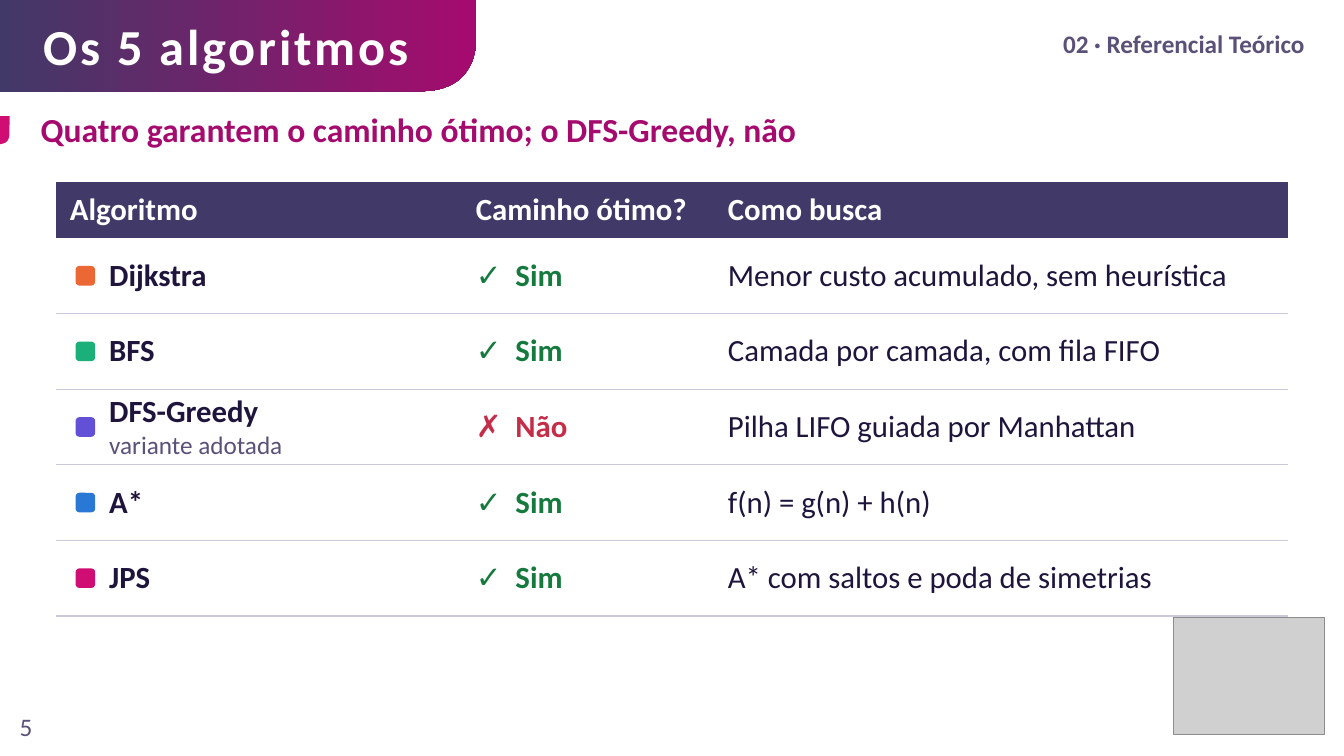
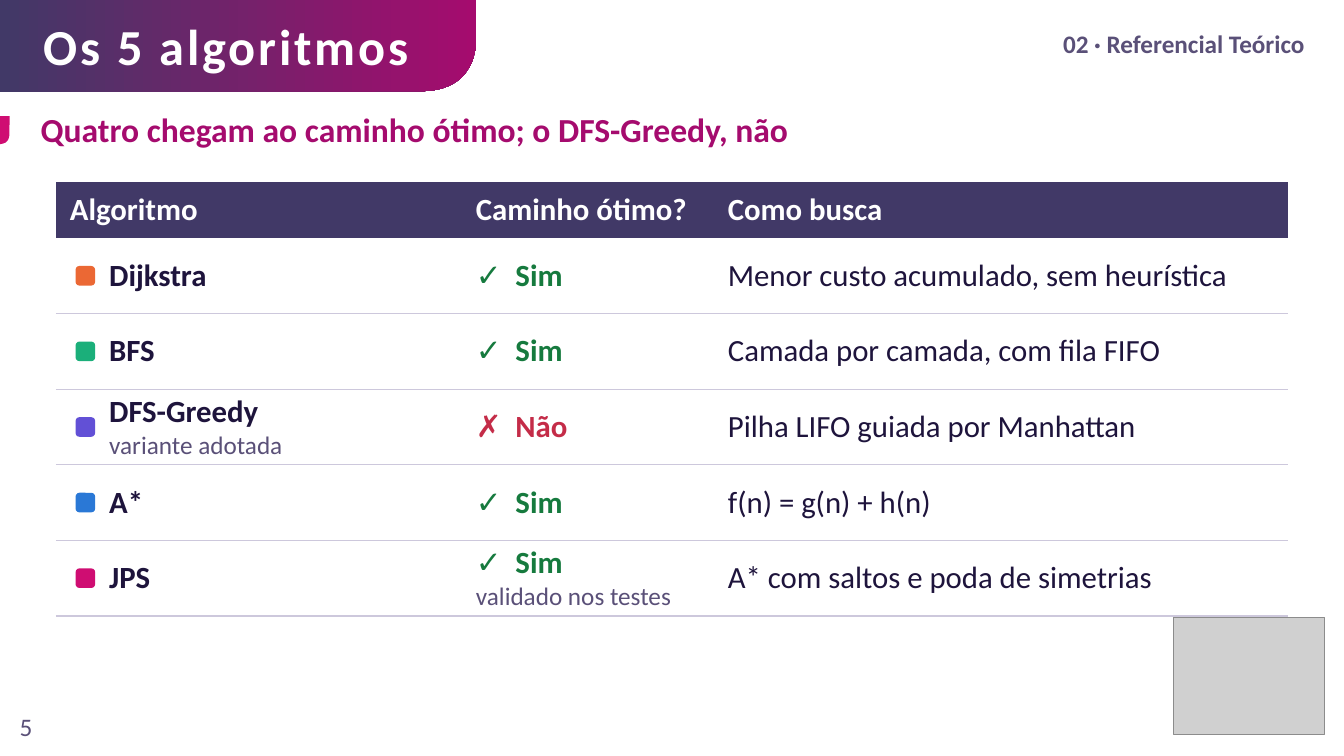
Before and after one commit to jeandeson/pathfinding-quest, a slide deck: slide 5 of apresentacao/TCC_Apresentacao_Jeandeson.pptx. Drawn at 1344x756 pixels with LibreOffice and Linux fonts; fonts in the diff are those of the drawing; grey boxes stand for pictures. Boxes give left, top, right and bottom in pixels: in the first picture for what was removed or moved away, otherwise in the second. Text is boxed around its words. In the diff, an @@ line names an element or a change of style, - is before the commit and + after.

```diff
--- a/apresentacao/TCC_Apresentacao_Jeandeson.pptx
+++ b/apresentacao/TCC_Apresentacao_Jeandeson.pptx
@@ text at (41,118,788,148): text changed @@
-Quatro garantem o caminho ótimo; o DFS-Greedy, não
+Quatro chegam ao caminho ótimo; o DFS-Greedy, não
@@ table at (56,182,1289,636) @@
-row 6, column 2: ✓ Sim
+row 6, column 2: ✓ Sim / validado nos testes
```
Also in this commit, not shown: 5 other slides changed, 10 other files.
